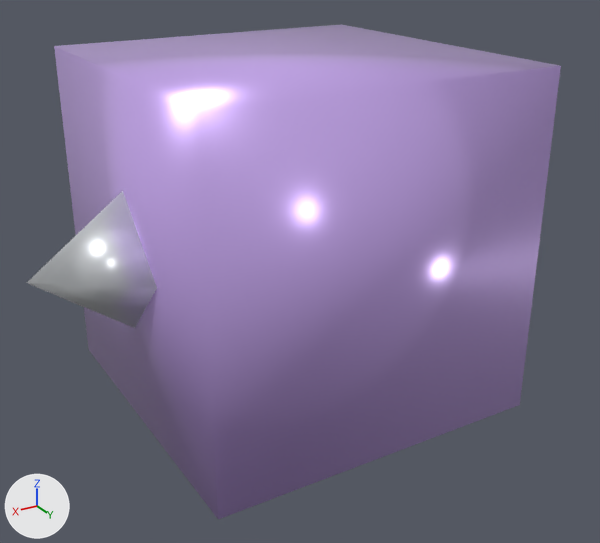
What one commit did to the glTF model shared/assets/note-gem.glb.
The view is the same before and after, from a camera (50 mm lens) standing at (1.165, 1.995, 0.852) and looking at (-0.057, -0.042, -0.167). Every picture has the same lights, and +X, +Y and +Z are marked at lower left. The first picture is the older version.

The scene before the commit, as lines of its bpy script (objects in view):
```python
me_mesh_0 = bpy.data.meshes.new('Mesh_0')
me_mesh_0.from_pydata(...)  # 128 vertices, 236 faces; spans x -0.77..0.77, y -1.16..0.5, z -0.5..0.5
# faces by material slot: [180, 56]
me_mesh_0.materials.append(mat_gem_body)  # purple #d3b3fc
me_mesh_0.materials.append(mat_gem_stem)  # white #f3f7fa
ob_note_gem = bpy.data.objects.new('note-gem', me_mesh_0)
ob_note_gem.location = (0.0, 0.0, 0.0)
```
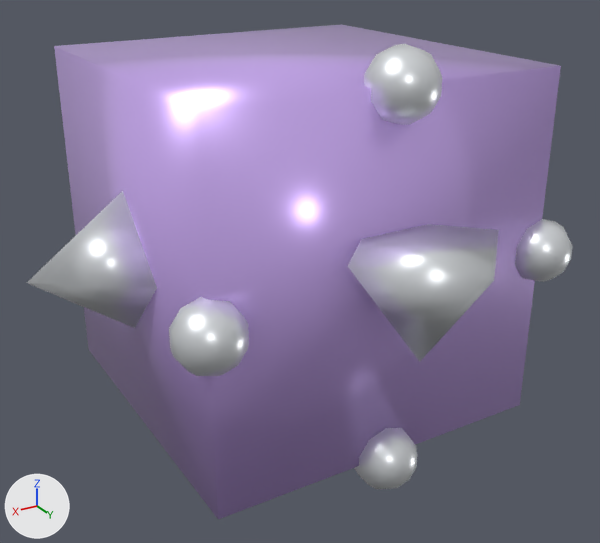
Pixel boxes (x1, y1, x2, y2) of what changed, in the pictures (600 x 543 px):
'note-gem', reshaped: before (27, 24, 561, 519); after (27, 24, 573, 519)
part 1 of me_mesh_0, added: after (515, 219, 573, 282)
part 2 of me_mesh_0, added: after (354, 428, 417, 489)
part 3 of me_mesh_0, added: after (364, 44, 443, 125)
part 4 of me_mesh_0, added: after (169, 297, 249, 376)
part 5 of me_mesh_0, added: after (348, 224, 499, 362)

What the commit changed:
Material 'gem_dark' (mat_gem_dark) is new.
Its base color is (0.05, 0.06, 0.08) (greyish blue #3f4550).
Its metallic is 0.2.
Material 'gem_collar' (mat_gem_collar) is new.
Its base color is (0.55, 0.58, 0.62) (light grey #c4c8ce).
Its metallic is 0.85.
Its roughness is 0.3.
me_mesh_0 is used by ob_note_gem; location (0.0, 0.0, 0.0).
me_mesh_0 had 128 vertices, 236 faces and spanned x -0.77..0.77, y -1.16..0.5, z -0.5..0.5.
me_mesh_0 now has 482 vertices, 908 faces and spans x -0.77..0.77, y -1.16..0.84, z -0.59..0.59.
me_mesh_0 part 1: a new loose piece, a UV sphere (10 segments, 8 rings, poles along y) spanning x -0.59..-0.41, y 0.41..0.59, z -0.09..0.09, in mat_gem_stem (white #f3f7fa).
me_mesh_0 part 2: a new loose piece, a UV sphere (10 segments, 8 rings, poles along y) spanning x -0.09..0.09, y 0.41..0.59, z -0.59..-0.41, in mat_gem_stem (white #f3f7fa).
me_mesh_0 part 3: a new loose piece, a UV sphere (10 segments, 8 rings, poles along y) spanning x -0.09..0.09, y 0.41..0.59, z 0.41..0.59, in mat_gem_stem (white #f3f7fa).
me_mesh_0 part 4: a new loose piece, a UV sphere (10 segments, 8 rings, poles along y) spanning x 0.41..0.59, y 0.41..0.59, z -0.09..0.09, in mat_gem_stem (white #f3f7fa).
Part 5, on me_mesh_0:
10 vertices are added at x -0.22..0.22, y -0.84..0.84, z -0.15..0.15.
12 new faces join them, mat_gem_stem (white #f3f7fa).
Other edits to the shape of me_mesh_0 do not show in these pictures.
me_mesh_0 gains material mat_gem_collar (light grey #c4c8ce).
me_mesh_0 gains material mat_gem_dark (greyish blue #3f4550).
